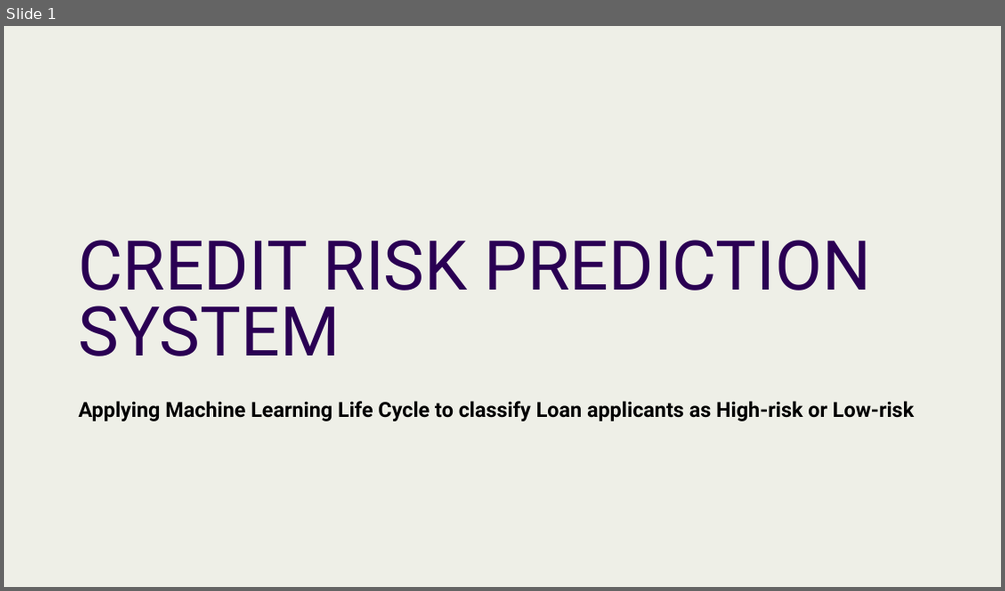
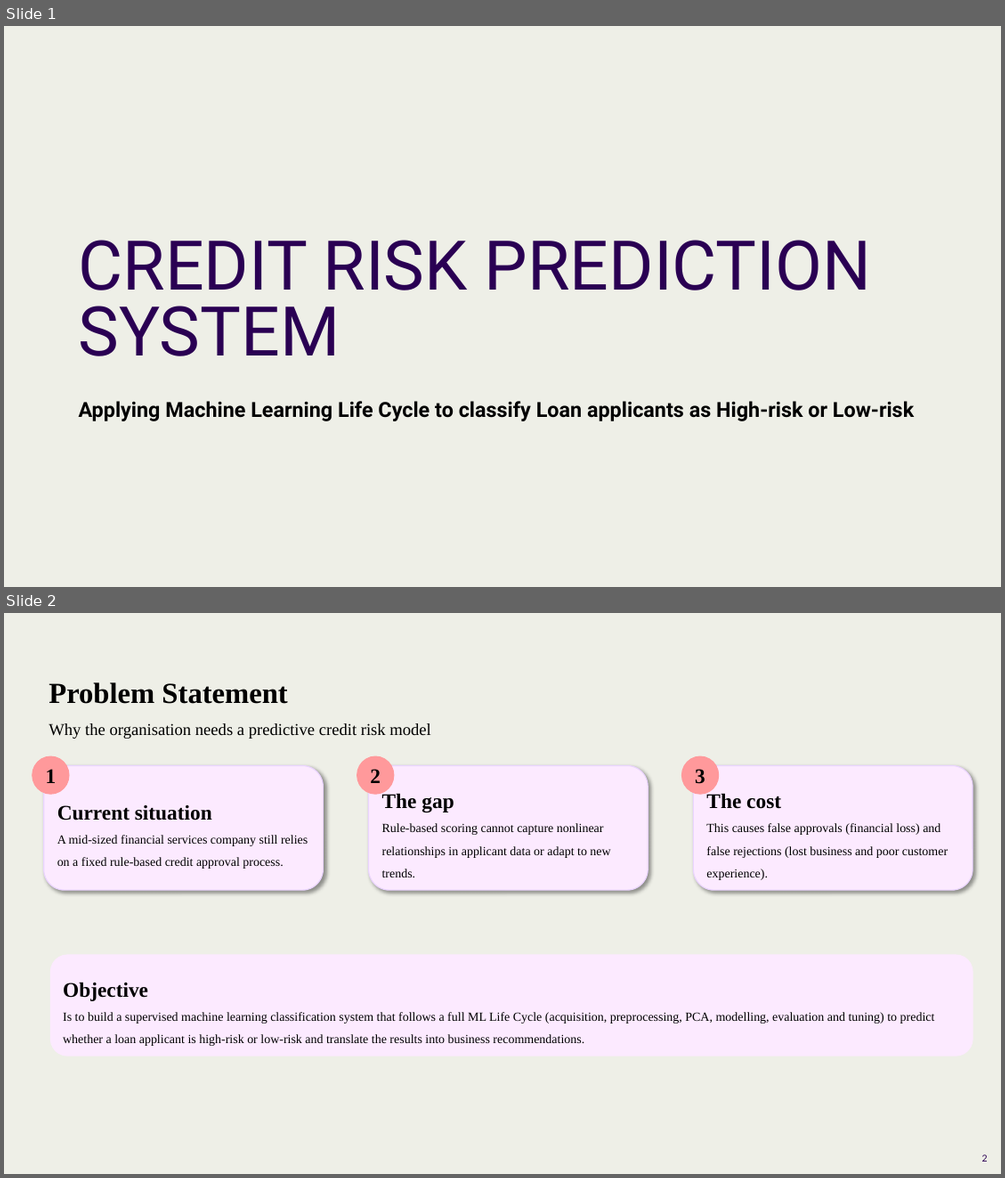
Before and after one commit to Thembelihle-tech/Credit-Risk-Prediction, a slide deck: Credit Risk Prediction System.pptx. Shown one above the other, each under a label of ours: slide 1 before the commit, slides 1 and 2 after it. The pictures are 1005x591 and 1005x1178 pixels, drawn with LibreOffice and Linux fonts; fonts in the diff are those of the drawing; background and template pictures are left out. Boxes give left, top, right and bottom in pixels: in the first picture for what was removed or moved away, otherwise in the second. Text is boxed around its words. In the diff, an @@ line names an element or a change of style, - is before the commit and + after.

```diff
--- a/Credit Risk Prediction System.pptx
+++ b/Credit Risk Prediction System.pptx
@@ slide 2 added at box(4, 613, 1001, 1174), background picture (left out) @@
@@ title added at box(48, 682, 431, 738), 16 pt, text #000000 @@
+Problem Statement
+Why the organisation needs a predictive credit risk model
@@ group added at box(32, 756, 972, 890): 3 rounded rectangles, 3 ellipses @@
+Current situation
+A mid-sized financial services company still relies on a fixed rule-based credit approval process.
+1
+The gap
+Rule-based scoring cannot capture nonlinear relationships in applicant data or adapt to new trends.
+2
+The cost
+This causes false approvals (financial loss) and false rejections (lost business and poor customer experience).
+3
@@ rounded rectangle added at box(50, 955, 972, 1055), fill #FCEAFF, outline #FCEAFF 1 pt, 12 pt, text #000000 @@
+Objective
+Is to build a supervised machine learning classification system that follows a full ML Life Cycle (acquisition, preprocessing, PCA, modelling, evaluation and tuning) to predict whether a loan applicant is high-risk or low-risk and translate the results into business recommendations.
@@ page number added at box(982, 1154, 987, 1161), 9 pt, text #2A0053 @@
+2
```
Also in this commit, not shown: 5 other slides added, 1 slide removed, 5 other files.
